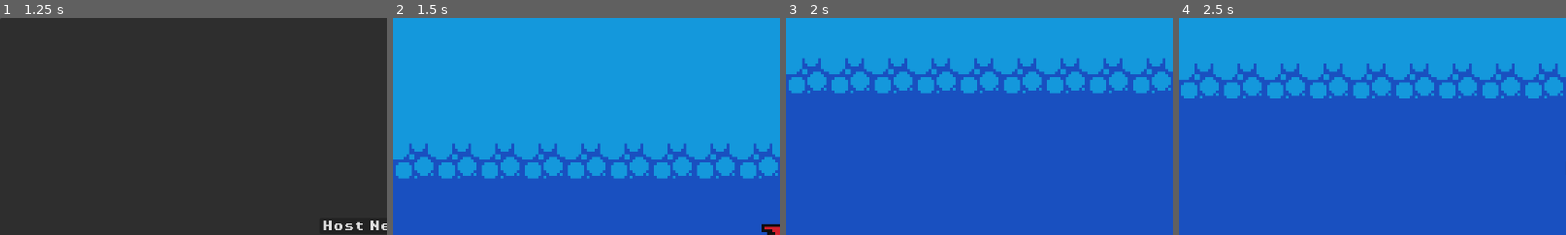
Above: before the commit, frames 1-4 (left to right).
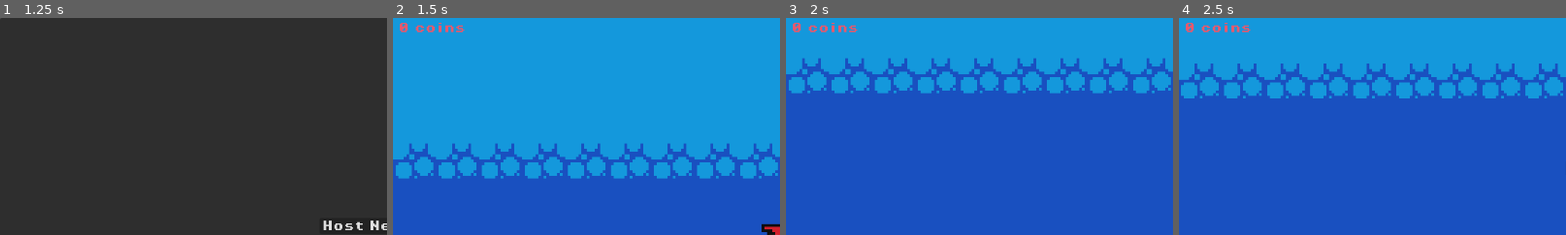
Above: after the commit, the same moments.

Repository: madjonr/first-game
Game: Godot game, scene res://scenes/setting.tscn
Same seed, same stepped clock (60 frames per second), same inputs: the game is played once before the commit and once after it.
Inputs:
- Up to frame 1 (1.25 s): tap Enter at 0.5 s; hold Right (move_right) from 0.53 s (still down); tap Space (jump) at 0.77 s
- Up to frame 2 (1.5 s): release Right (move_right) at 1.25 s; click "Host New Game" at 1.25 s
- Up to frame 3 (2 s): no input
- Up to frame 4 (2.5 s): hold Right (move_right) from 2.03 s (still down); tap Space (jump) at 2.27 s
The pictures show only the part of the screen within x 0-50%, y 0-50%; the shares and areas given below are measured in that part.

Frame 1 is identical in both runs. In frame 2, 0.3% of the frame differs, in the area x 1-19%, y 2-7%; in frame 3, 0.3%; in frame 4, 0.3%.

Commit message:
UI stay screen

Diff:
--- a/scenes/game.tscn
+++ b/scenes/game.tscn
@@ -458,19 +458,17 @@
 script = ExtResource("1_l4ihi")
 player_scene = ExtResource("1_rbmkf")
 
-[node name="GameManager" type="Node" parent="."]
-unique_name_in_owner = true
-
-[node name="ScoreLabel" type="Label" parent="GameManager"]
-offset_left = 513.0
-offset_top = -144.0
-offset_right = 618.0
-offset_bottom = -125.0
-theme_override_colors/font_color = Color(0.0980392, 0.313726, 0.752941, 1)
+[node name="UI" type="CanvasLayer" parent="."]
+
+[node name="ScoreLabel" type="Label" parent="UI"]
+offset_top = 6.0
+offset_right = 146.0
+offset_bottom = 25.0
+theme_override_colors/font_color = Color(0.905916, 0.347655, 0.42782, 1)
 theme_override_fonts/font = ExtResource("2_nlliu")
-theme_override_font_sizes/font_size = 8
-text = "You collected X coins."
-horizontal_alignment = 1
+theme_override_font_sizes/font_size = 16
+text = " 0 coins"
+vertical_alignment = 1
 autowrap_mode = 2
 
 [node name="TileMap" type="TileMap" parent="."]
@@ -515,6 +513,12 @@
 
 [node name="Coin9" parent="Coins" instance=ExtResource("4_28cek")]
 position = Vector2(584, -108)
+
+[node name="Coin10" parent="Coins" instance=ExtResource("4_28cek")]
+position = Vector2(569, -108)
+
+[node name="Coin11" parent="Coins" instance=ExtResource("4_28cek")]
+position = Vector2(552, -108)
 
 [node name="Platforms" type="Node" parent="."]
 
--- a/scripts/game_manager.gd
+++ b/scripts/game_manager.gd
@@ -4,7 +4,7 @@
 const SERVER_IP = "127.0.0.1"
 const SERVER_PORT = 2080
 
-@onready var score_label = $GameManager/ScoreLabel
+@onready var score_label = $UI/ScoreLabel
 @onready var coins_node = $Coins
 @export var player_scene: PackedScene
 
@@ -26,7 +26,7 @@
 
 func add_point():
 	score += 1
-	score_label.text = "You collected " + str(score) + " coins."
+	score_label.text = str(score) + " coins"
 
 
 func become_host():
